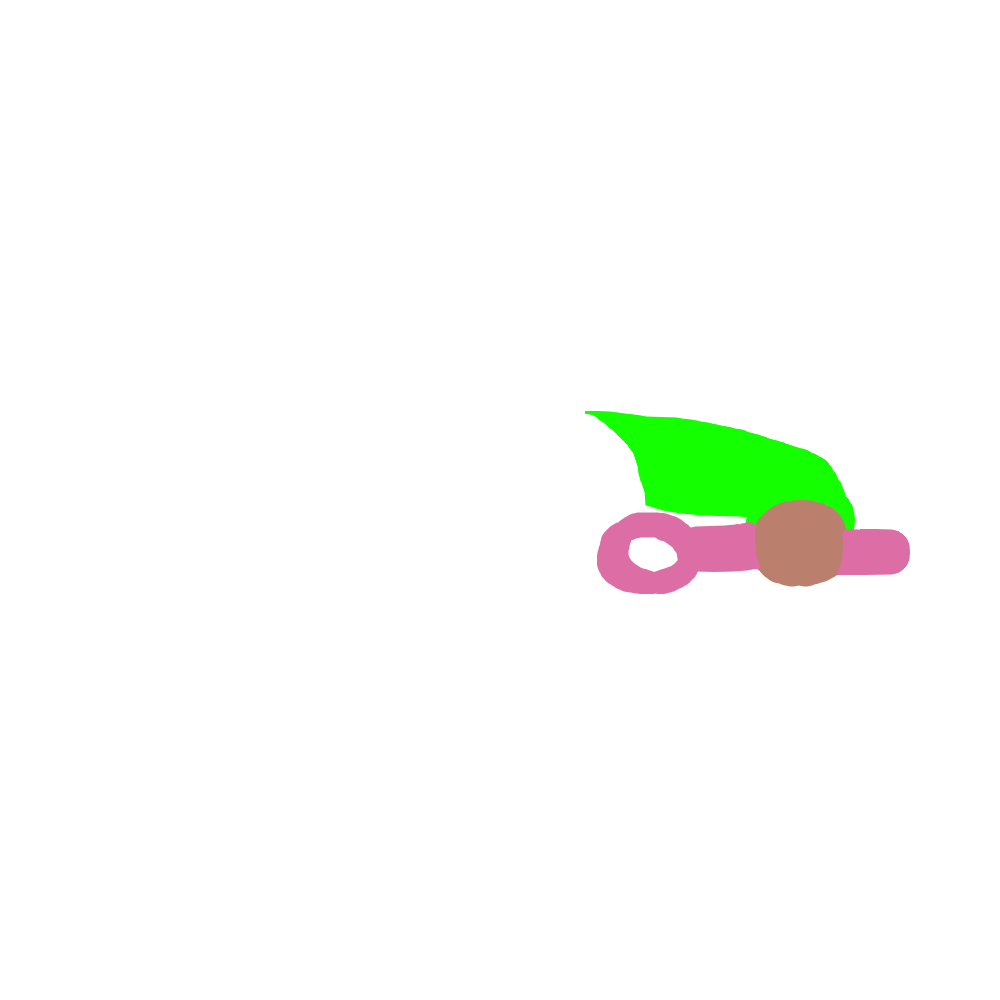
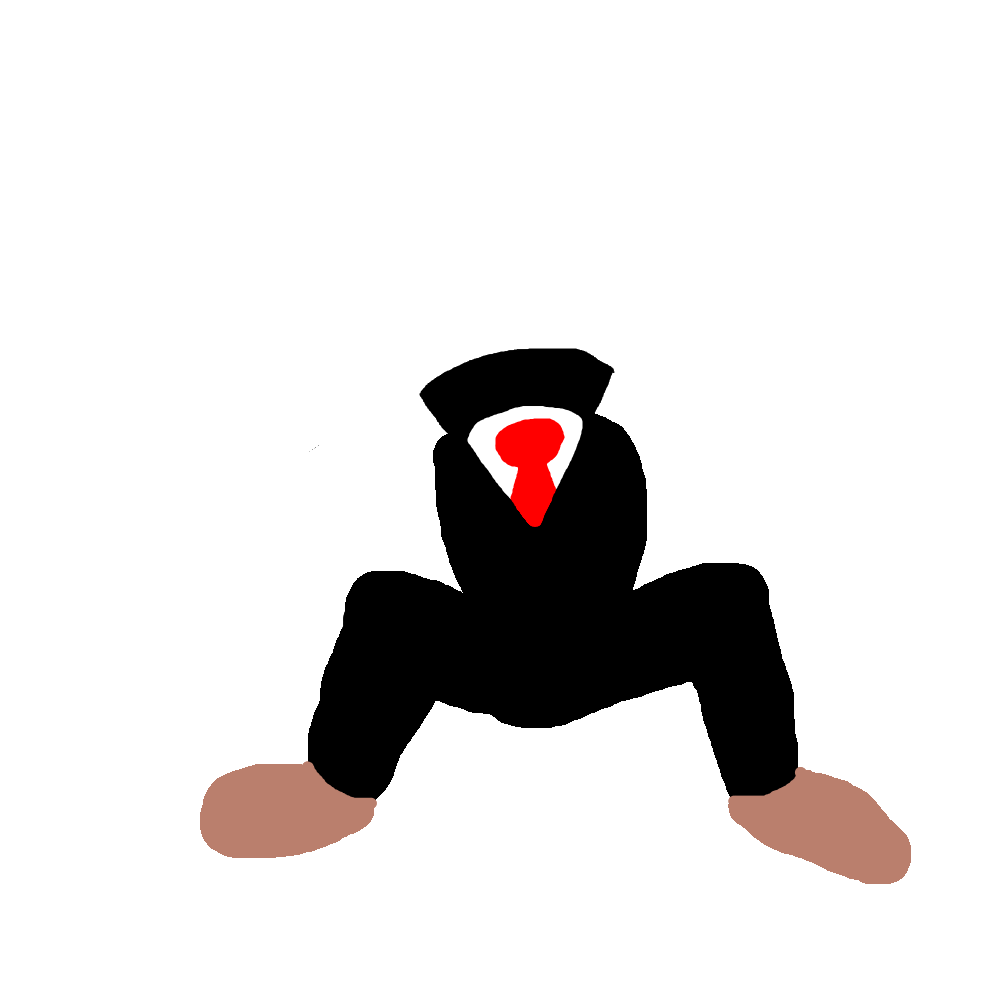
Revision of a layered 1000x1000 image; what changed, layer by layer:
hid group "arms" (12 layers) over left=309, top=348, right=910, bottom=640
painted on "right_snare_gnome" over left=512, top=384, right=910, bottom=640
showed group "body" (1st of 2) (3 layers) over left=200, top=348, right=911, bottom=884
added layer "vampiro" (2nd of 2, in "body") in group "body" over left=200, top=348, right=911, bottom=884
painted on "body" (2nd of 2, in "body") over left=200, top=348, right=911, bottom=884
